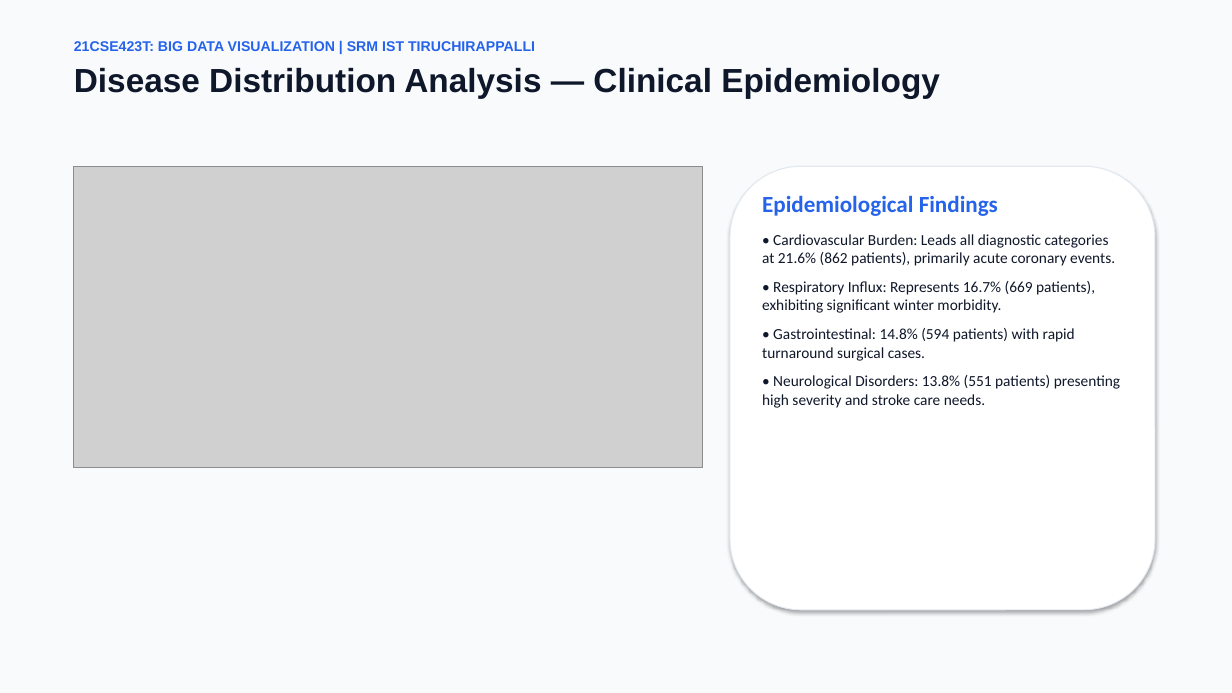
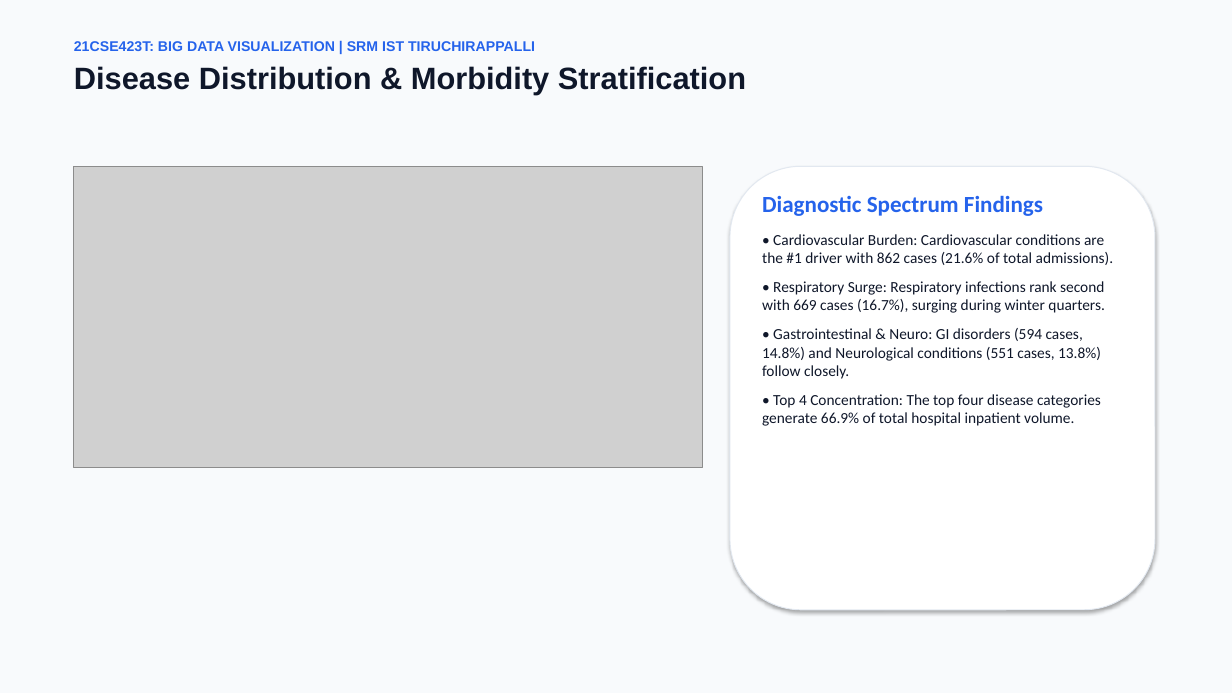
Before and after one commit to 000Shreeharish000/BDV-ASSIGNMENT, a slide deck: slide 8 of presentation/Hospital_Patient_Admission_Analysis_Presentation.pptx (slide 7 before the commit). Drawn at 1232x693 pixels with LibreOffice and Linux fonts; fonts in the diff are those of the drawing; grey boxes stand for pictures. Boxes give left, top, right and bottom in pixels: in the first picture for what was removed or moved away, otherwise in the second. Text is boxed around its words. In the diff, an @@ line names an element or a change of style, - is before the commit and + after.

```diff
--- a/presentation/Hospital_Patient_Admission_Analysis_Presentation.pptx
+++ b/presentation/Hospital_Patient_Admission_Analysis_Presentation.pptx
@@ text at bbox=[74, 66, 746, 95]: text changed; size 26 to 24 pt @@
-Disease Distribution Analysis — Clinical Epidemiology
+Disease Distribution & Morbidity Stratification
@@ text at bbox=[762, 195, 1114, 426]: text changed @@
-Epidemiological Findings
-• Cardiovascular Burden: Leads all diagnostic categories at 21.6% (862 patients), primarily acute coronary events.
-• Respiratory Influx: Represents 16.7% (669 patients), exhibiting significant winter morbidity.
-• Gastrointestinal: 14.8% (594 patients) with rapid turnaround surgical cases.
-• Neurological Disorders: 13.8% (551 patients) presenting high severity and stroke care needs.
+Diagnostic Spectrum Findings
+• Cardiovascular Burden: Cardiovascular conditions are the #1 driver with 862 cases (21.6% of total admissions).
+• Respiratory Surge: Respiratory infections rank second with 669 cases (16.7%), surging during winter quarters.
+• Gastrointestinal & Neuro: GI disorders (594 cases, 14.8%) and Neurological conditions (551 cases, 13.8%) follow closely.
+• Top 4 Concentration: The top four disease categories generate 66.9% of total hospital inpatient volume.
```
Also in this commit, not shown: 6 other slides changed, 8 slides added, 5 slides removed, 14 other files.
